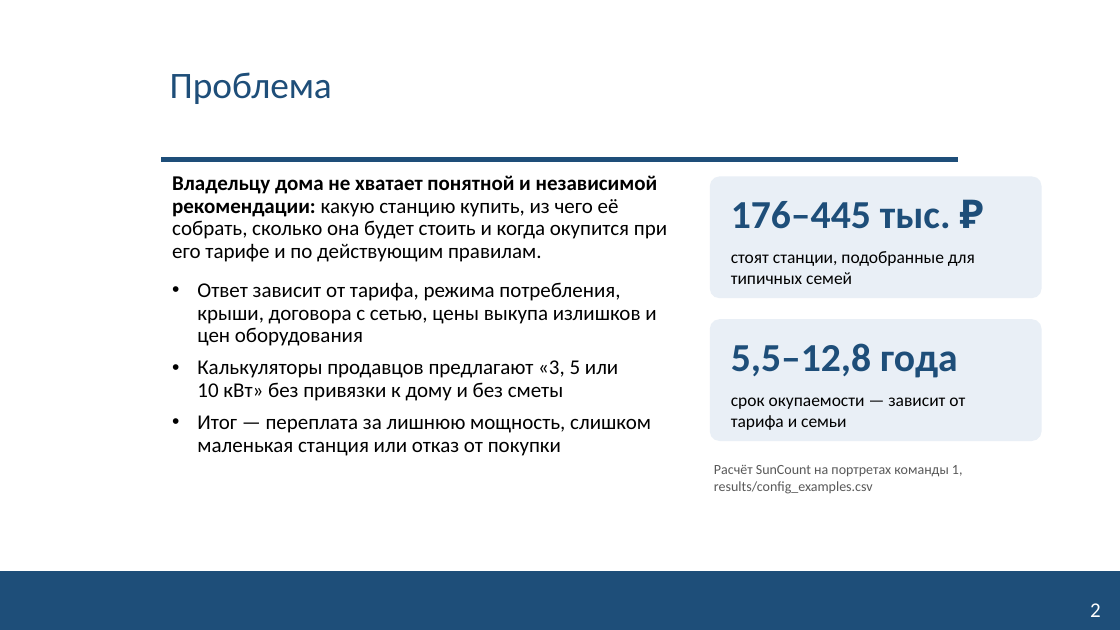
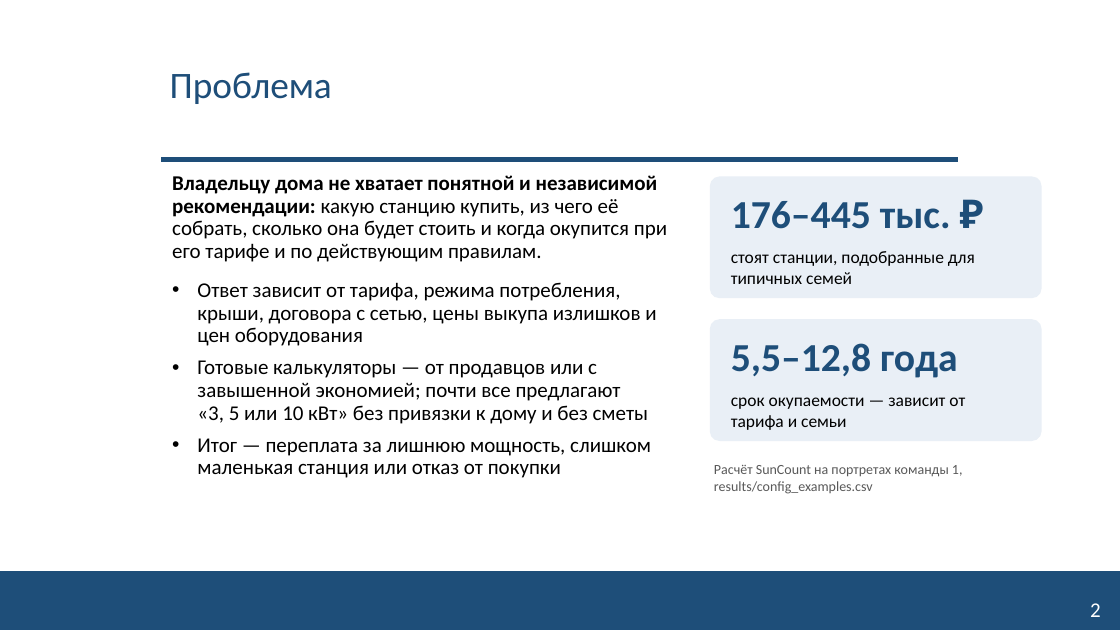
Before and after one commit to NeK0ban/SunCount, a slide deck: slide 2 of reports/SunCount_interim_talk.pptx. Drawn at 1120x630 pixels with LibreOffice and Linux fonts; fonts in the diff are those of the drawing; background and template pictures are left out. Boxes give left, top, right and bottom in pixels: in the first picture for what was removed or moved away, otherwise in the second. Text is boxed around its words. In the diff, an @@ line names an element or a change of style, - is before the commit and + after.

```diff
--- a/reports/SunCount_interim_talk.pptx
+++ b/reports/SunCount_interim_talk.pptx
@@ text at bbox=[197, 360, 649, 424]: text changed @@
-• Калькуляторы продавцов предлагают «3, 5 или 10 кВт» без привязки к дому и без сметы
+• Готовые калькуляторы — от продавцов или с завышенной экономией; почти все предлагают «3, 5 или 10 кВт» без привязки к дому и без сметы
```
Also in this commit, not shown: 5 other slides changed, 1 slide added, 2 slides removed, 9 other files.
